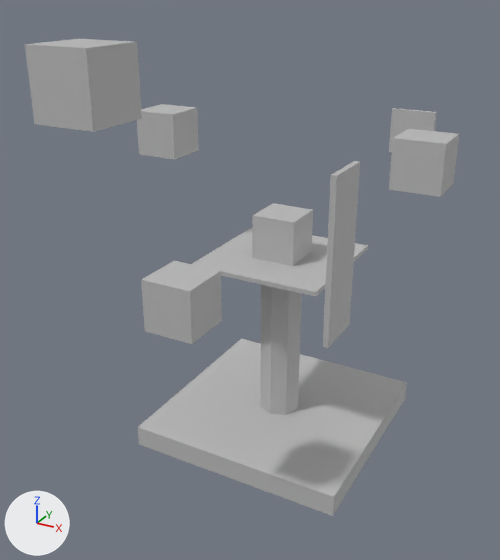
The FBX model Assets/Levels/19 Cogs/FBX/env_cogs.fbx as it was, and as the next commit left it.
Rendered twice from a 50 mm camera at (69.2, -136.9, 57.9) aimed at (6.8, -23.5, 1.2). Arrows for +X, +Y and +Z are at lower left; the lights stay in place. Where no turn or scale is listed for an object, it has been applied to the vertices.

In view in the first picture: 'env1'.
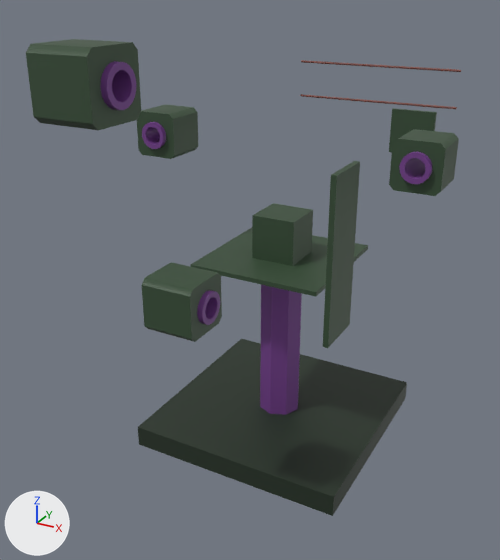
Pixel boxes (x1, y1, x2, y2) of what changed, in the pictures (500 x 560 px; the box of a moved part takes in the faces that stretch with it):
'env1', reshaped: before (25, 39, 459, 516); after (26, 39, 461, 516)
part 1 of me_mesh, added: after (300, 94, 457, 109)
part 2 of me_mesh, added: after (301, 60, 461, 72)
part 3 of me_mesh, rebuilt: before (25, 39, 142, 132); after (26, 39, 141, 130)
part 4 of me_mesh, rebuilt: before (137, 104, 199, 159); after (137, 104, 198, 159)
part 5 of me_mesh, rebuilt: before (389, 129, 459, 197); after (389, 129, 459, 196)
part 6 of me_mesh, rebuilt: before (141, 261, 222, 344); after (142, 262, 222, 342)
part 7 of me_mesh, added (purple): after (142, 122, 166, 149)
part 8 of me_mesh, added (purple): after (197, 290, 220, 325)
part 9 of me_mesh, added (purple): after (101, 61, 136, 110)
part 10 of me_mesh, added (purple): after (399, 152, 432, 184)
part 11 of me_mesh, moved or reshaped: (260, 285, 302, 415) in both
part 12 of me_mesh, recoloured (grey to black): (138, 108, 437, 516) in both

The change in detail:
Picture 'cogs_env_texture.png' (img_cogs_env_texture_png) is new.
Material 'cogs_env_mat' (mat_cogs_env_mat) is new.
Its texture is img_cogs_env_texture_png.
Its roughness is 0.553.
me_mesh is used by ob_env1; location (0.0, 0.0, 0.0).
Verts and faces of me_mesh; kept vertices keep their numbers, new ones are numbered from 90.
Before the commit, vertices of me_mesh: 64 (8.5, -1.5, 0.0), 65 (5.0, 0.0, 0.0), 66 (1.5, -1.5, 0.0), 67 (0.0, -5.0, 0.0), 68 (1.5, -8.5, 0.0).
Before the commit, vertices of me_mesh: 69 (5.0, -10.0, 0.0) at pixel (272, 261), 70 (8.5, -8.5, 0.0), 71 (10.0, -5.0, 0.0) at pixel (302, 258), 73 (5.0, -5.0, 0.0).
me_mesh had 90 vertices, 78 faces and spanned x -30.0..40.0, y -70.0..21.0, z -45.0..50.0.
me_mesh now has 798 vertices, 726 faces and spans x -30.0..40.0, y -70.0..22.3, z -45.0..50.0.
me_mesh part 1: a new loose piece, an 8-sided cylinder along x spanning x -4.0..34.0, y 21.75..22.25, z 30.75..31.25, in mat_cogs_env_mat (picture img_cogs_env_texture_png).
me_mesh part 2: a new loose piece, an 8-sided cylinder along x spanning x -4.0..34.0, y 21.75..22.25, z 38.75..39.25, in mat_cogs_env_mat (picture img_cogs_env_texture_png).
me_mesh part 3: the loose piece of 8 vertices spanning x 0.0..10.0, y -70.0..-60.0, z 40.0..50.0 is rebuilt with 96 vertices and now spans x 0.0..10.0, y -70.0..-60.0, z 40.0..50.0, in mat_cogs_env_mat (picture img_cogs_env_texture_png).
me_mesh part 4: the loose piece of 8 vertices spanning x -30.0..-20.0, y -10.0..0.0, z 20.0..30.0 is rebuilt with 96 vertices and now spans x -30.0..-20.0, y -10.0..0.0, z 20.0..30.0, in mat_cogs_env_mat (picture img_cogs_env_texture_png).
me_mesh part 5: the loose piece of 8 vertices spanning x 30.0..40.0, y -10.0..0.0, z 20.0..30.0 is rebuilt with 96 vertices and now spans x 30.0..40.0, y -10.0..0.0, z 20.0..30.0, in mat_cogs_env_mat (picture img_cogs_env_texture_png).
me_mesh part 6: the loose piece of 8 vertices spanning x 0.0..10.0, y -50.0..-40.0, z 0.0..10.0 is rebuilt with 96 vertices and now spans x 0.0..10.0, y -50.0..-40.0, z 0.0..10.0, in mat_cogs_env_mat (picture img_cogs_env_texture_png).
me_mesh part 7: a new loose piece of 80 vertices spanning x -28.0..-22.0, y -11.0..1.0, z 22.0..28.0, in mat_cogs_env_mat (picture img_cogs_env_texture_png).
me_mesh part 8: a new loose piece of 80 vertices spanning x -1.0..11.0, y -48.0..-42.0, z 2.0..8.0, in mat_cogs_env_mat (picture img_cogs_env_texture_png).
me_mesh part 9: a new loose piece of 80 vertices spanning x -1.0..11.0, y -68.0..-62.0, z 42.0..48.0, in mat_cogs_env_mat (picture img_cogs_env_texture_png).
me_mesh part 10: a new loose piece of 80 vertices spanning x 32.0..38.0, y -11.0..1.0, z 22.0..28.0, in mat_cogs_env_mat (picture img_cogs_env_texture_png).
Part 11, on me_mesh:
Vertices 64 to 71, 73 move by (0.0, 0.0, -1.0).
me_mesh part 12: 54 faces spanning x -20.0..31.0, y -40.0..21.0, z -45.0..30.0 switch from mat_phong1 (grey #bcbcbc) to mat_cogs_env_mat (picture img_cogs_env_texture_png).
